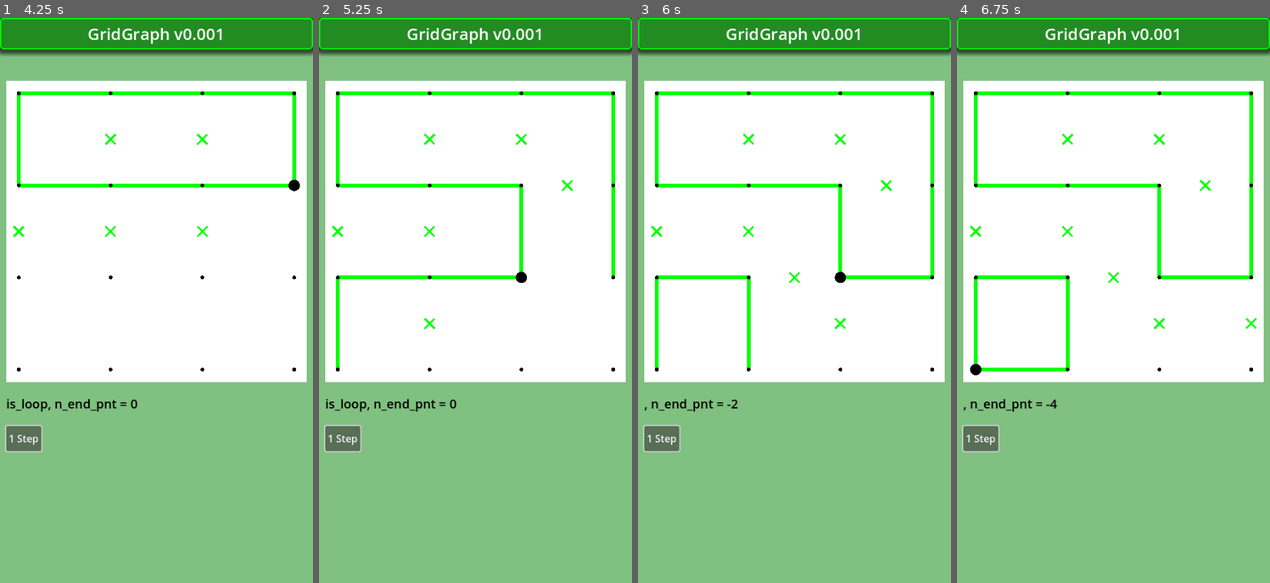
Above: before the commit, frames 1-4 (left to right).
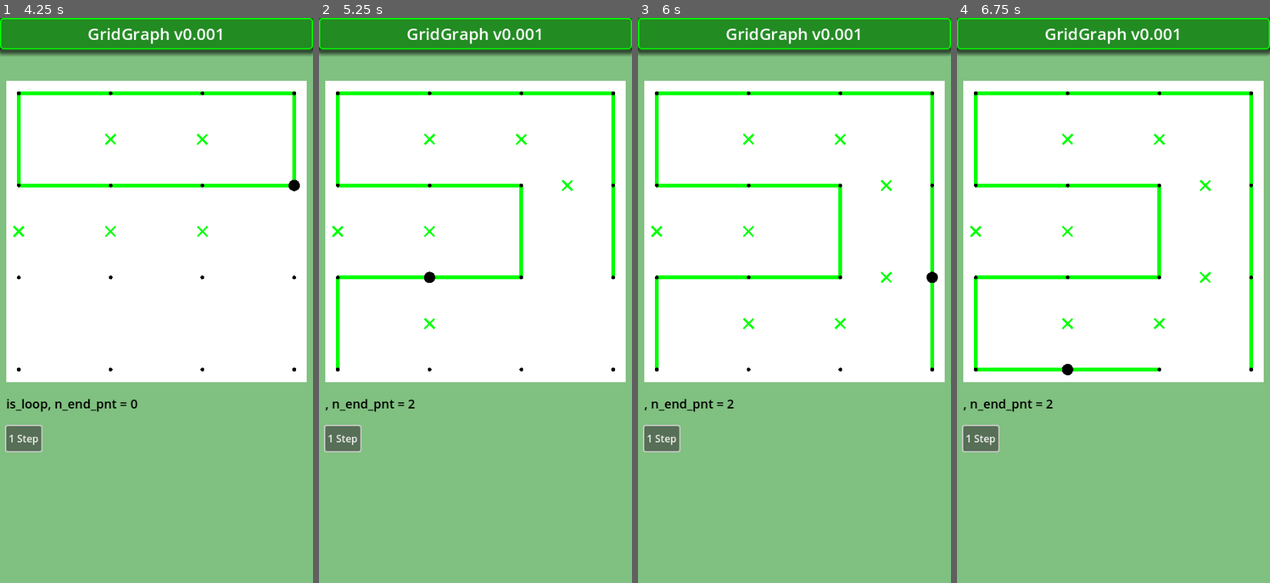
Above: after the commit, the same moments.

Repository: vivisuke/GridGraph
Game: Godot game, scene res://main.tscn
Same seed, same stepped clock (60 frames per second), same inputs: the game is played once before the commit and once after it.
Inputs:
- Up to frame 1 (4.25 s): click "1 Step" at 0.5 s; click "1 Step" at 1.25 s; click "1 Step" at 2 s; tap Enter at 2.75 s; tap Space at 3.5 s
- Up to frame 2 (5.25 s): tap Enter at 4.25 s; tap Space at 5 s
- Up to frame 3 (6 s): tap Enter at 5.75 s
- Up to frame 4 (6.75 s): tap Space at 6.5 s

Frame 1 is identical in both runs. In frame 2, 0.5% of the frame differs, in the area x 2-67%, y 44-70%; in frame 3, 1.0%; in frame 4, 1.3%, in the area x 4-96%, y 44-70%.

Commit message:
0029 ◎ C 03/22 03/22 0.001│問題│unmake_h_link()：端点数が元に戻らない

Diff:
--- a/GridGraph/scripts/Board.gd
+++ b/GridGraph/scripts/Board.gd
@@ -189,6 +189,7 @@
 func unconnect_edge(ix1, ix2):
 	var m1 = mate[ix1]
 	var m2 = mate[ix2]
+	if m1 == 0 && m2 == 0: n_end_pnt += 2
 	mate[ix2] = mate_stack.pop_back()
 	mate[ix1] = mate_stack.pop_back()
 	if m1 == 0:		# ix1：パス途中の場合
Not shown, changed: GridGraph.spr
